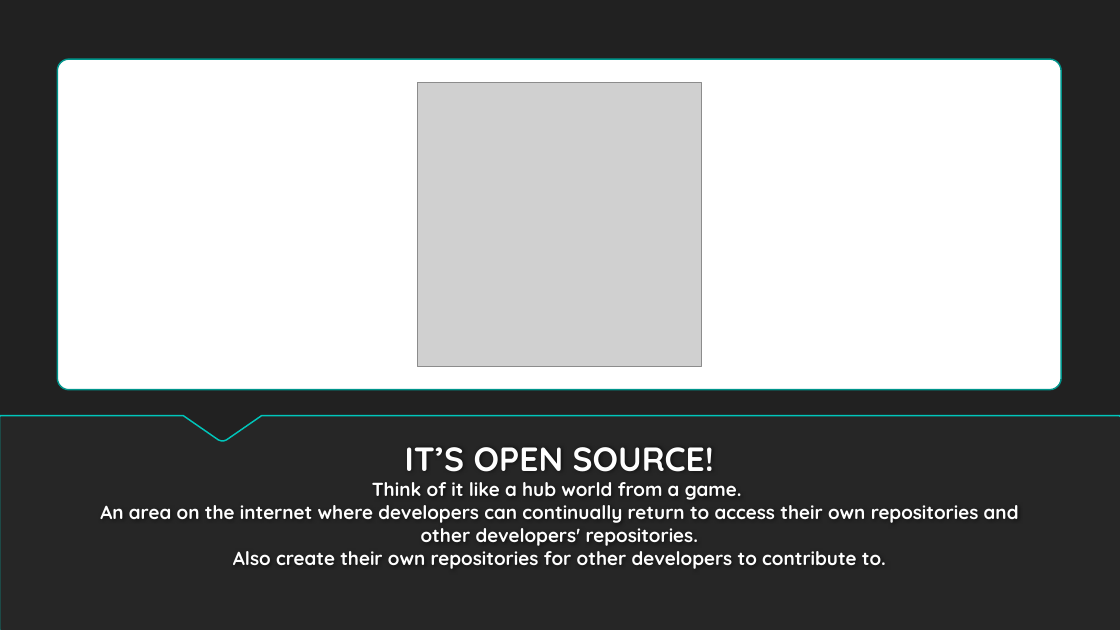
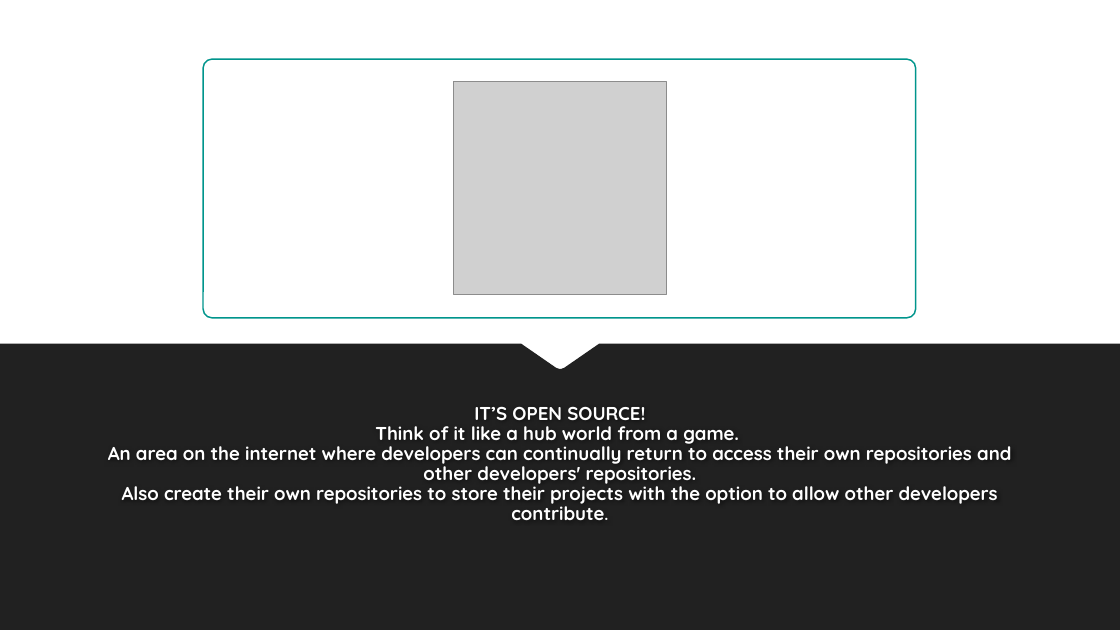
Before and after one commit to UWIComputingSociety-sta/UWICS_GitHub_Intro, a slide deck: slide 7 of UWICS_Git.pptx. Drawn at 1120x630 pixels with LibreOffice and Linux fonts; fonts in the diff are those of the drawing; grey boxes stand for pictures; background and template pictures are left out. Boxes give left, top, right and bottom in pixels: in the first picture for what was removed or moved away, otherwise in the second. Text is boxed around its words. In the diff, an @@ line names an element or a change of style, - is before the commit and + after.

Commit message:
Updated file

```diff
--- a/UWICS_Git.pptx
+++ b/UWICS_Git.pptx
@@ background #212121 to #FFFFFF @@
@@ rounded rectangle: place and size @@
-rounded rectangle at [57,59,1061,390]
+rounded rectangle at [203,59,916,318]
@@ picture: place and size @@
-picture at [418,82,702,366]
+picture at [453,82,666,295]
@@ freeform shape: place and size @@
-freeform shape at [0,416,1120,630]
+freeform shape at [0,344,1120,630]
@@ freeform shape at [0,344,1120,630]: fill #262626 to #212121; outline #00C6BB 1.25 pt to none @@
@@ triangle removed at [0,417,520,630] @@
@@ title at [108,406,1011,520]: text changed; size 16.2 to 16 pt; text colour #FEFEFE to #FFFFFF @@
-IT’S OPEN SOURCE!
-Think of it like a hub world from a game.
-An area on the internet where developers can continually return to access their own repositories and other developers' repositories.
-Also create their own repositories for other developers to contribute to.
+IT’S OPEN SOURCE!
+Think of it like a hub world from a game.
+An area on the internet where developers can continually return to access their own repositories and other developers' repositories.
+Also create their own repositories to store their projects with the option to allow other developers contribute.
@@ triangle removed at [442,417,1120,630] @@
```
Also in this commit, not shown: 11 other slides changed, 2 slides added.
